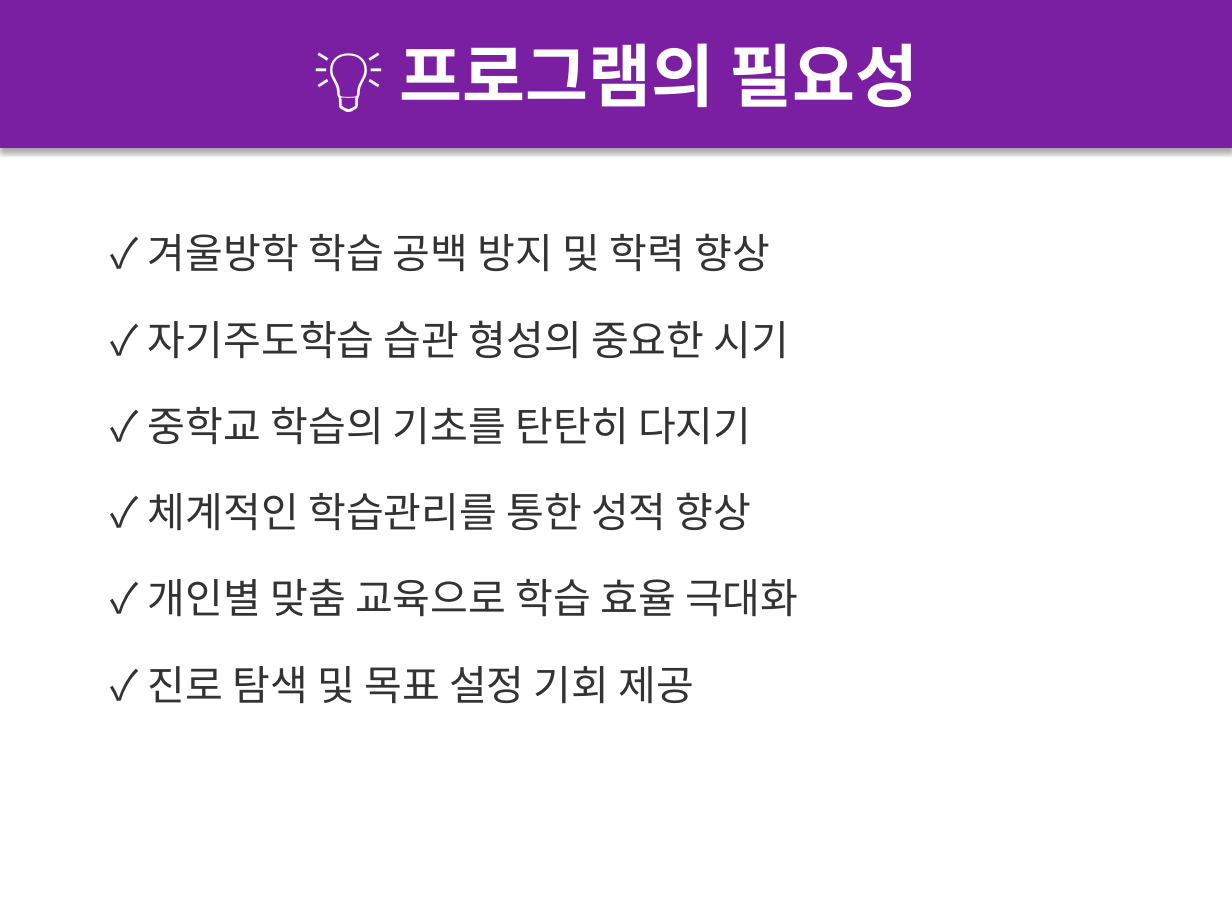
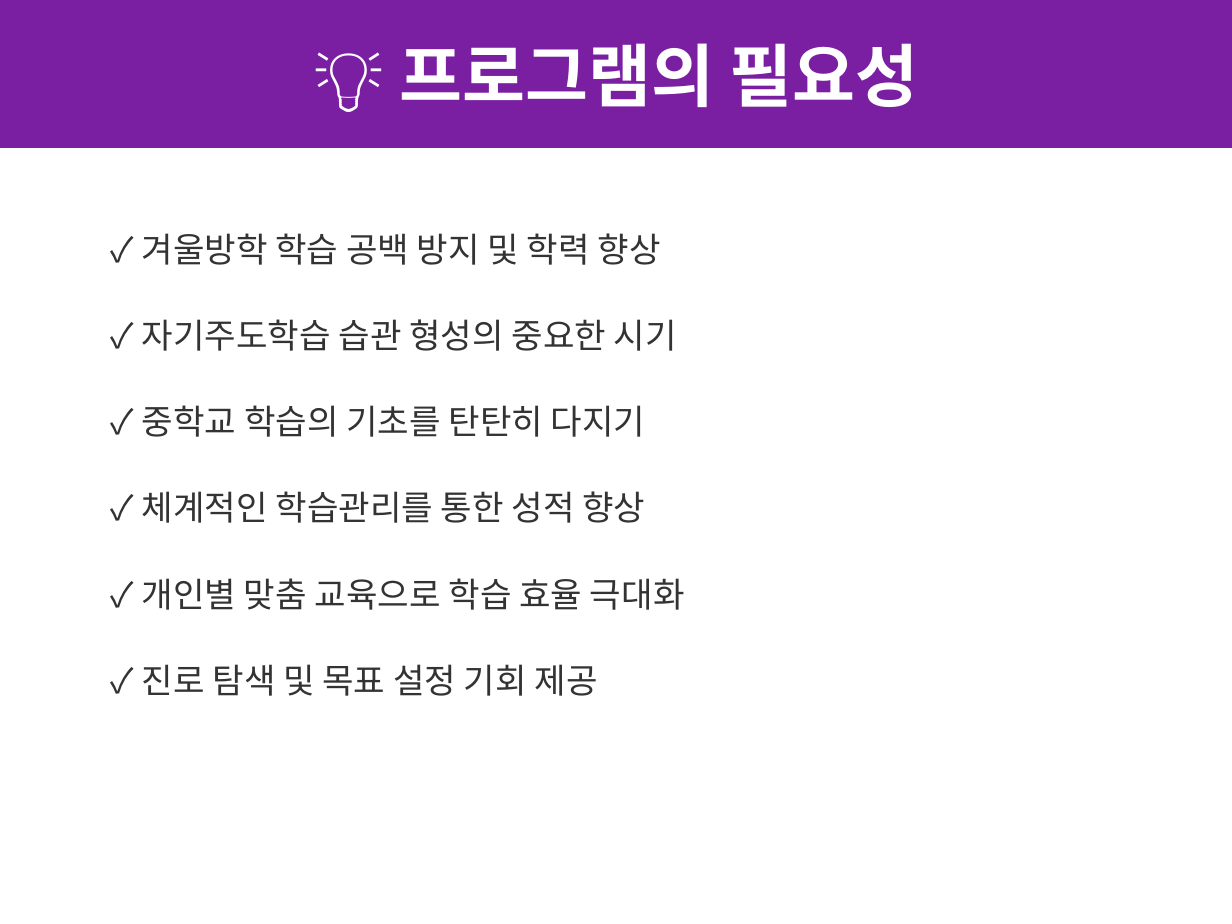
Before and after one commit to da-um3481/da-um-jinro, a slide deck: slide 3 of 근화여자중학교_겨울방학_자기주도학습_프로그램_제안서.pptx. Drawn at 1232x924 pixels with LibreOffice and Linux fonts; fonts in the diff are those of the drawing. Boxes give left, top, right and bottom in pixels: in the first picture for what was removed or moved away, otherwise in the second. Text is boxed around its words. In the diff, an @@ line names an element or a change of style, - is before the commit and + after.

Commit message:
📊 PPT 제안서 업데이트: 자기주도학습UP 챌린지
[업데이트 내용]
- 프로그램 제목: '자기주도학습UP 챌린지'로 통일
- 제안 개요: 대상, 기간, 목표, 방식 명확화
- 프로그램 필요성: 겨울방학 학습 공백 방지 강조
- 맞춤형 특징: 30일 집중 학습, 1:1 관리
- 학년별 프로그램: 1학년/2학년 구분
- 온라인 학습관리 시스템 활용
- 정기 학습 리포트 제공

[파일 정보]
- 파일명: 근화여자중학교_겨울방학_자기주도학습_프로그램_제안서.pptx
- 크기: 64KB
- 형식: PowerPoint 2007+ (PPTX)

```diff
--- a/근화여자중학교_겨울방학_자기주도학습_프로그램_제안서.pptx
+++ b/근화여자중학교_겨울방학_자기주도학습_프로그램_제안서.pptx
@@ rectangle "💡 프로그램의 필요성" at (x1=0, y1=0, x2=1232, y2=148): font Calibri to League Spartan; shadow off @@
@@ size 24 to 20 pt, font Calibri to League Spartan in 6 elements at (x1=142, y1=578, x2=685, y2=610), (x1=142, y1=319, x2=677, y2=351), (x1=142, y1=233, x2=661, y2=265), (x1=142, y1=405, x2=646, y2=437), (x1=142, y1=491, x2=645, y2=523), (x1=142, y1=664, x2=598, y2=696) @@
```
Also in this commit, not shown: 9 other slides changed, 1 slide removed.
